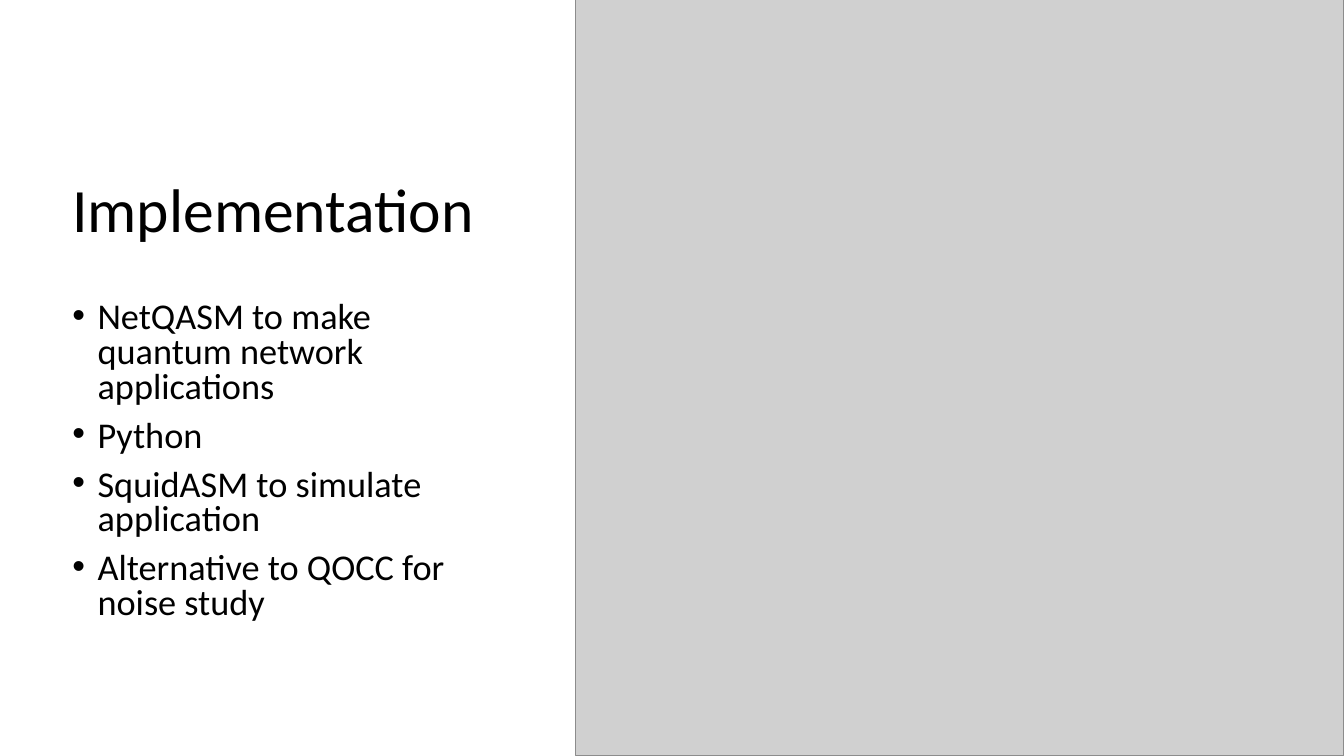
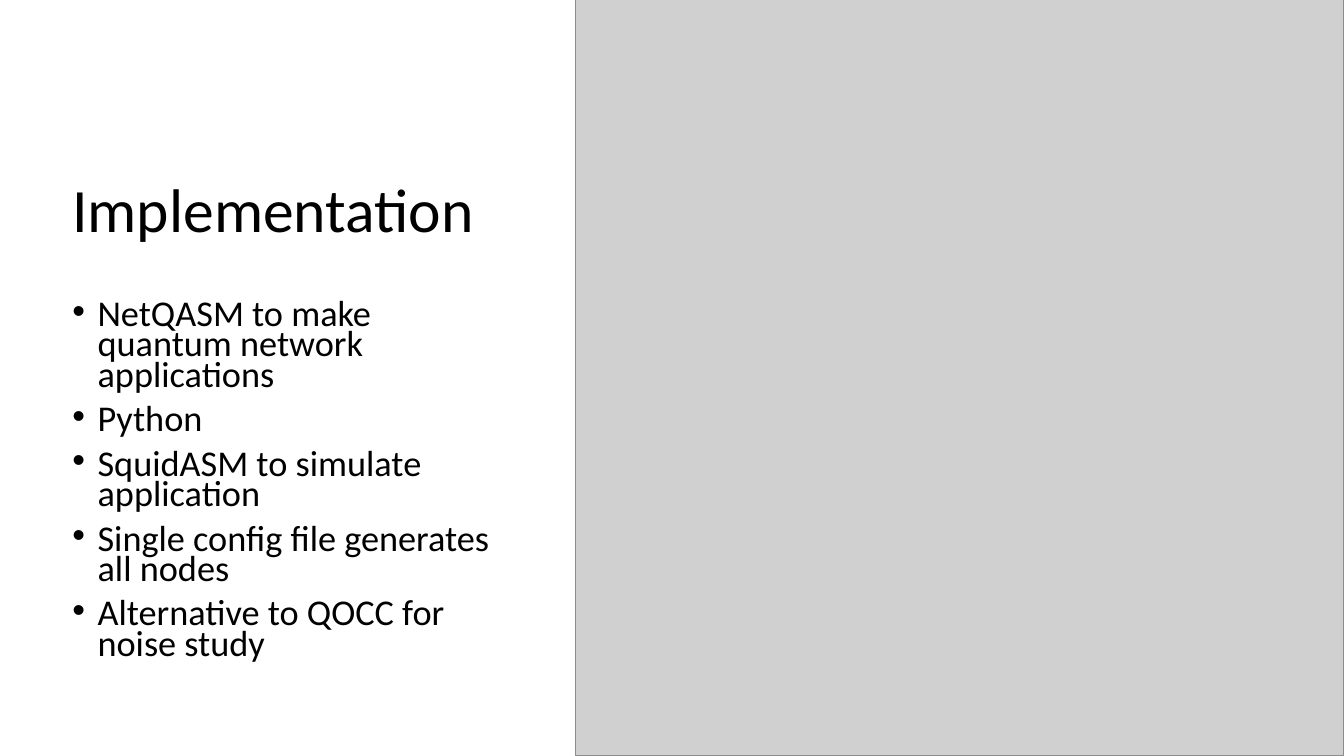
Before and after one commit to ado901/Quantum-Byzantine-Protocol, a slide deck: slide 11 of Fast Quantum Byzantine Agreement.pptx (slide 10 before the commit). Drawn at 1344x756 pixels with LibreOffice and Linux fonts; fonts in the diff are those of the drawing; grey boxes stand for pictures. Boxes give left, top, right and bottom in pixels: in the first picture for what was removed or moved away, otherwise in the second. Text is boxed around its words. In the diff, an @@ line names an element or a change of style, - is before the commit and + after.

```diff
--- a/Fast Quantum Byzantine Agreement.pptx
+++ b/Fast Quantum Byzantine Agreement.pptx
@@ text at box(98, 300, 444, 662): line spacing 0.8 to 0.7 @@
@@ text at box(98, 525, 489, 582): paragraph added @@
+• Single config file generates all nodes
```
Also in this commit, not shown: 3 other slides changed, 1 slide added.
